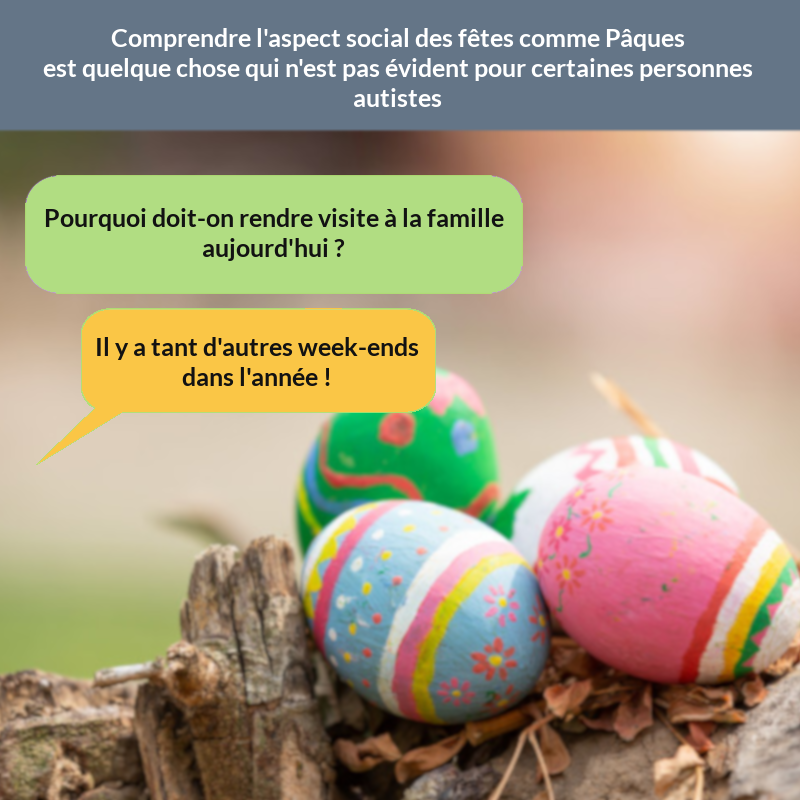
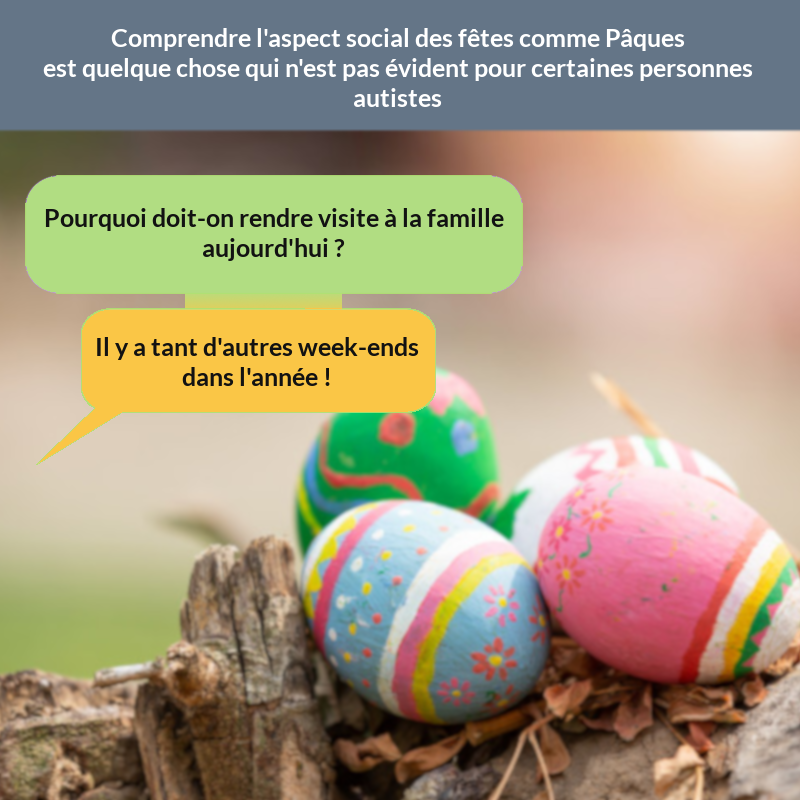
Comparing the layer stacks of the two (800, 800) images. Changes:
moved "Layer" above "Layer #1", painted on it over 185, 293, 342, 309
painted on "Layer #1" over 185, 293, 342, 309
